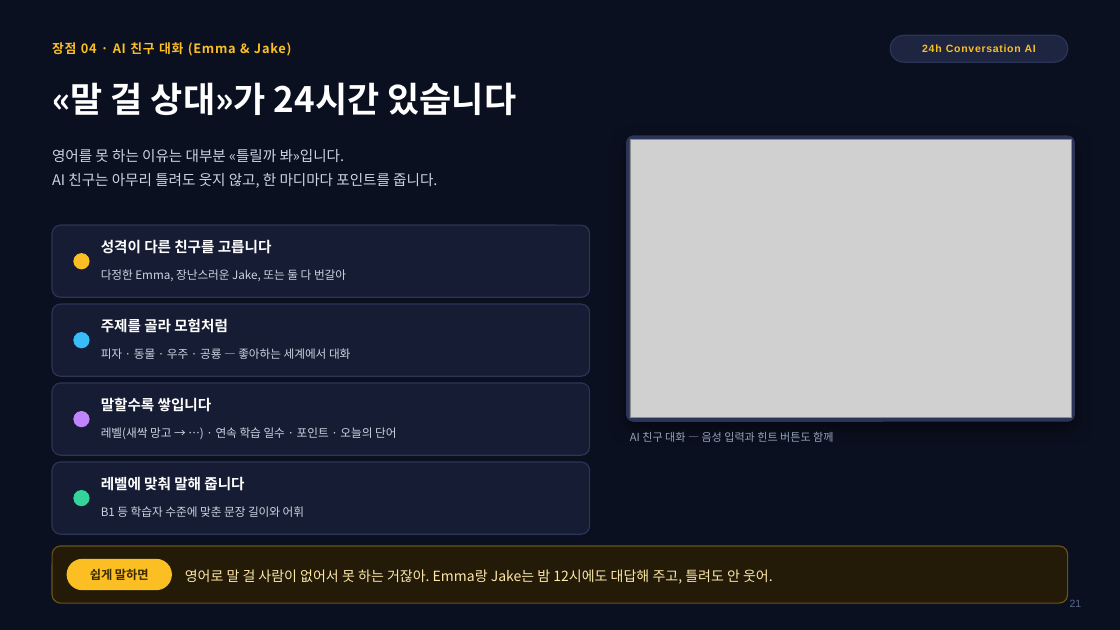
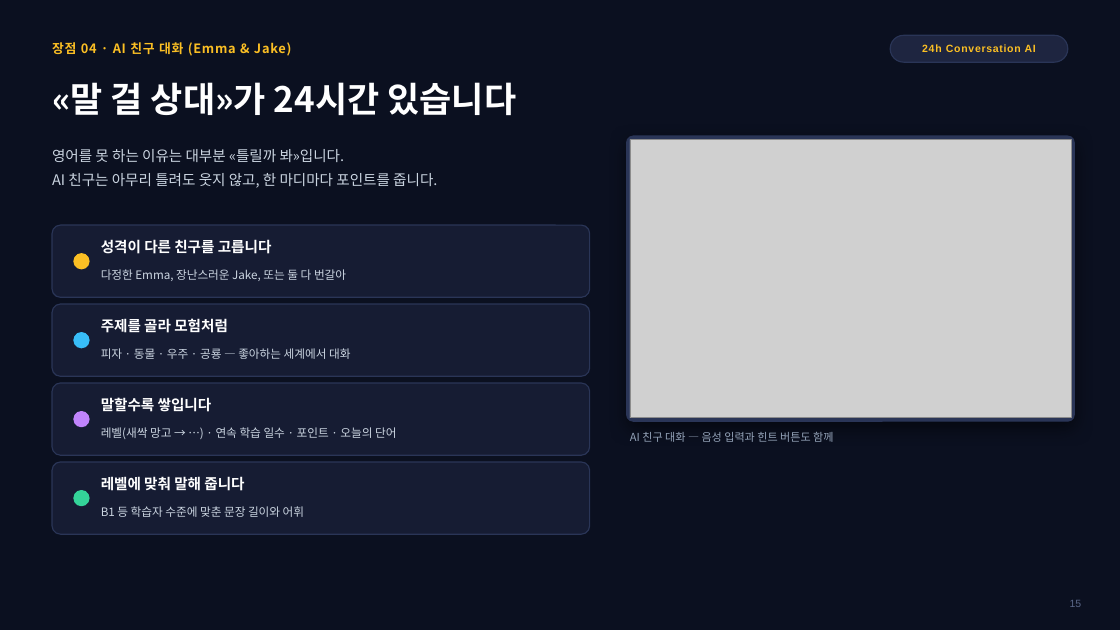
Before and after one commit to navy111p-sudo/mangoiweb, a slide deck: slide 15 of docs/MANGO_AI_안내_통합본_2026-08-17.pptx (slide 21 before the commit). Drawn at 1120x630 pixels with LibreOffice and Linux fonts; fonts in the diff are those of the drawing; grey boxes stand for pictures; background and template pictures are left out. Boxes give left, top, right and bottom in pixels: in the first picture for what was removed or moved away, otherwise in the second. Text is boxed around its words. In the diff, an @@ line names an element or a change of style, - is before the commit and + after.

```diff
--- a/docs/MANGO_AI_안내_통합본_2026-08-17.pptx
+++ b/docs/MANGO_AI_안내_통합본_2026-08-17.pptx
@@ rounded rectangle removed at (52, 546, 1068, 603) @@
@@ rounded rectangle removed at (67, 560, 171, 590) @@
@@ text removed at (90, 568, 149, 580) @@
-쉽게 말하면
@@ text removed at (185, 569, 773, 584) @@
-영어로 말 걸 사람이 없어서 못 하는 거잖아. Emma랑 Jake는 밤 12시에도 대답해 주고, 틀려도 안 웃어.
@@ text at (1070, 600, 1082, 607): text changed @@
-21
+15
```
Also in this commit, not shown: 34 other slides changed, 6 slides removed.
